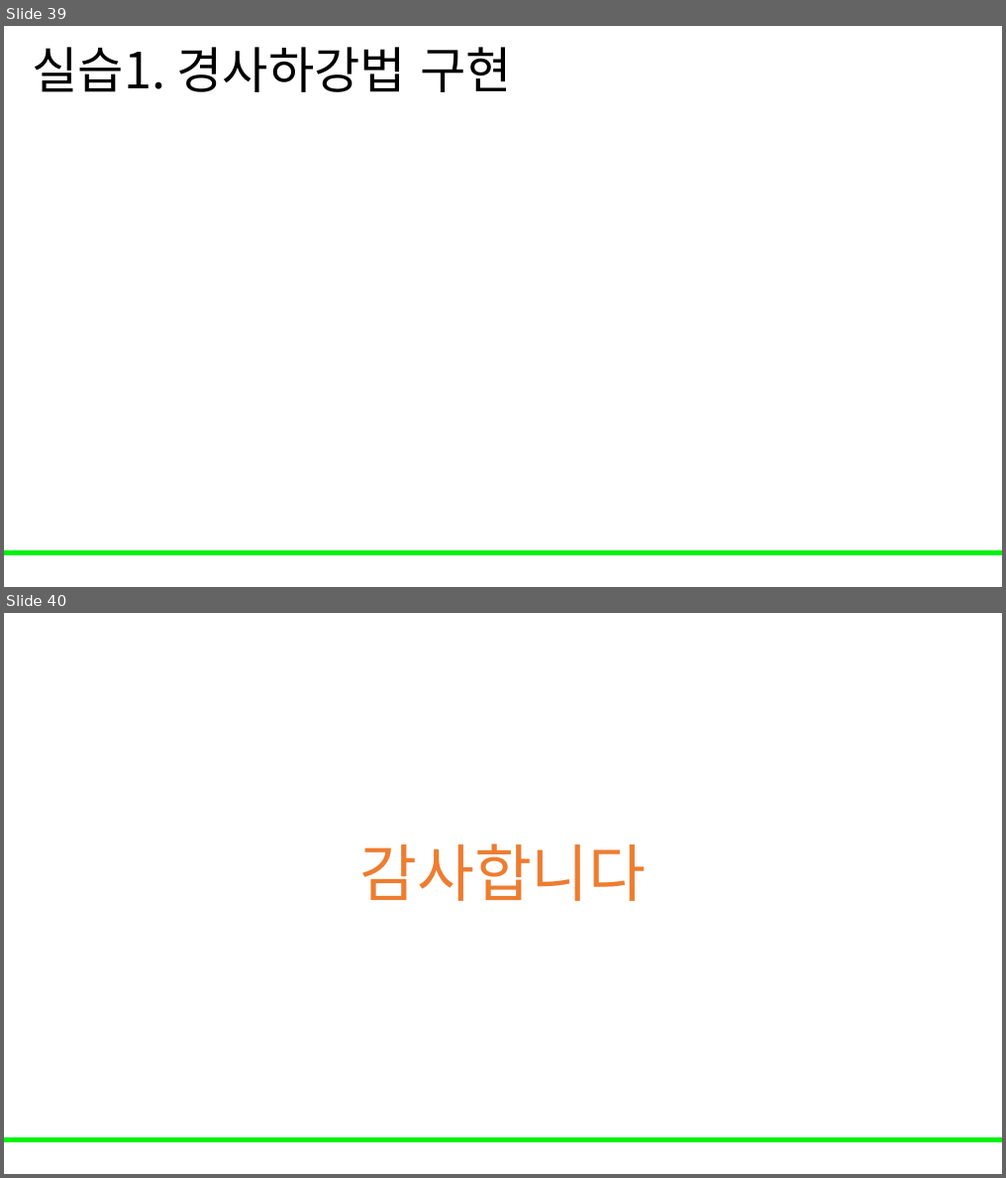
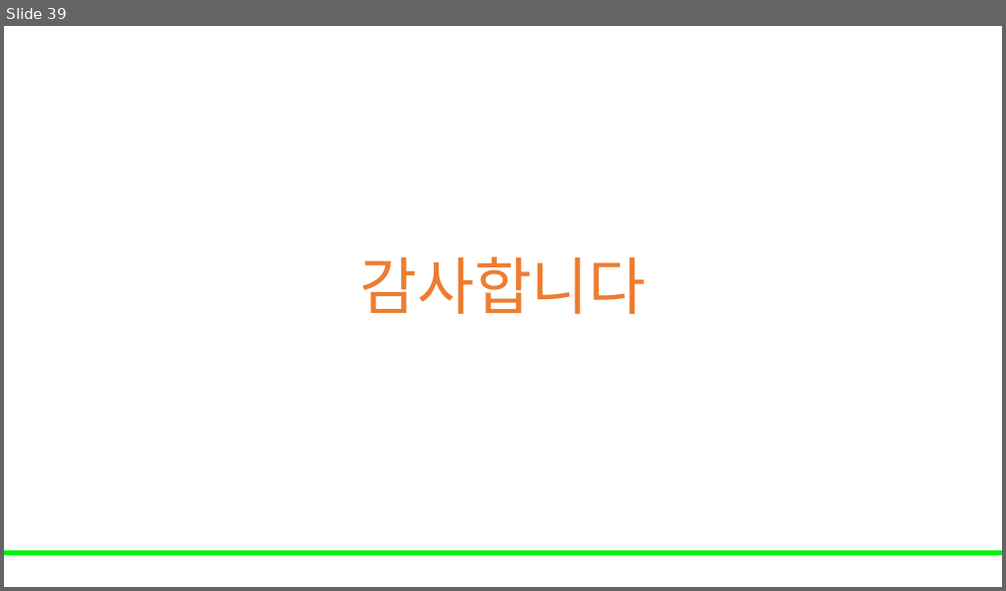
Before and after one commit to Leader-Lesson/KDT_RE_5th, a slide deck: material/5_AI/09_회귀와경사하강법.pptx. Shown one above the other, each under a label of ours: slides 39 and 40 before the commit, slide 39 after it. The pictures are 1006x1178 and 1006x591 pixels, drawn with LibreOffice and Linux fonts; fonts in the diff are those of the drawing; background and template pictures are left out. Boxes give left, top, right and bottom in pixels: in the first picture for what was removed or moved away, otherwise in the second. Text is boxed around its words. In the diff, an @@ line names an element or a change of style, - is before the commit and + after.

```diff
--- a/material/5_AI/09_회귀와경사하강법.pptx
+++ b/material/5_AI/09_회귀와경사하강법.pptx
@@ slide 39 removed at <box>4,26,1002,587</box>, background #FFFFFF; not listed: 1 template element that a slide beside it also shows @@
@@ title removed at <box>32,47,512,92</box> @@
-실습1. 경사하강법 구현
@@ what was slide 40 is now slide 39 @@
```
Also in this commit, not shown: 35 slides changed, 7 other files.
